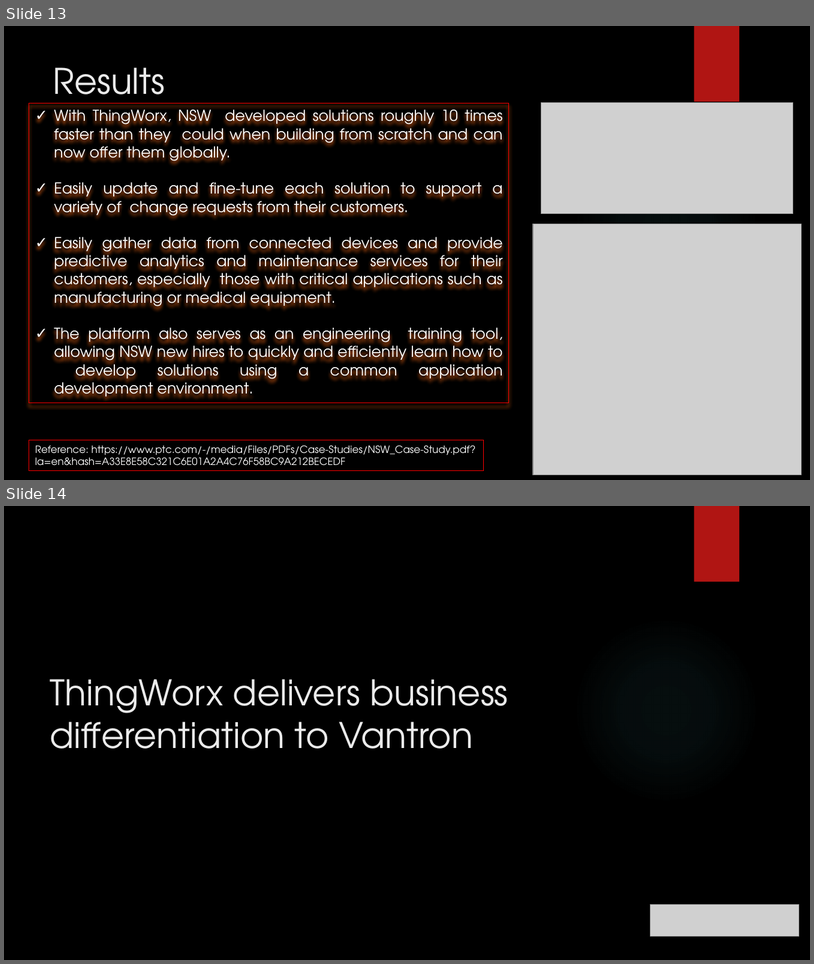
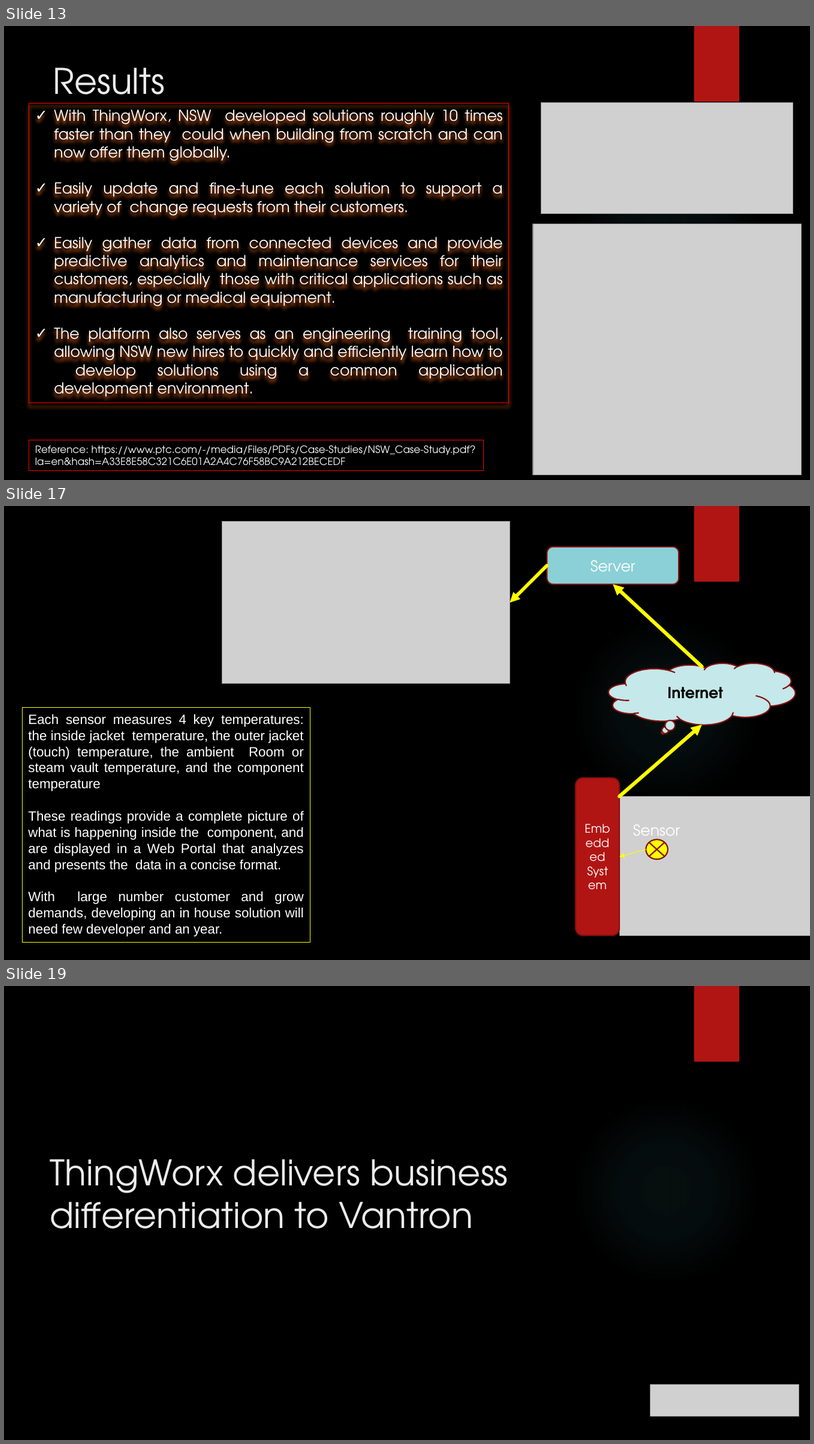
Before and after one commit to girishsukukumar/thingworx, a slide deck: CaseStudies-IoT.pptx. Shown one above the other, each under a label of ours: slides 13 and 14 before the commit, slides 13, 17 and 19 after it; the slides between them are not shown. The pictures are 814x964 and 814x1444 pixels, drawn with LibreOffice and Linux fonts; fonts in the diff are those of the drawing; grey boxes stand for pictures; background and template pictures are left out. Boxes give left, top, right and bottom in pixels: in the first picture for what was removed or moved away, otherwise in the second. Text is boxed around its words. In the diff, an @@ line names an element or a change of style, - is before the commit and + after.

```diff
--- a/CaseStudies-IoT.pptx
+++ b/CaseStudies-IoT.pptx
@@ slide 17 added at [4,506,810,960], background picture (left out); not listed: 2 template elements that a slide beside it also shows @@
@@ picture added at [222,522,510,684] @@
@@ rounded rectangle added at [547,547,679,584], fill #8AD0D6, outline #82100E 1.5 pt, 18 pt, text #FFFFFF @@
+Server
@@ arrow added from (547, 565) to (510, 603), #FFFF00 4 pt @@
@@ arrow added from (703, 666) to (613, 584), #FFFF00 4.25 pt @@
@@ thought cloud added at [609,663,796,725], fill #C5E8EA, outline #82100E 1.5 pt, 18 pt, text #000000, bold @@
+Internet
@@ rectangle added at [22,708,310,942], outline #FFFF00 0.75 pt, 16 pt, text #FFFFFF @@
+Each sensor measures 4 key temperatures: the inside jacket temperature, the outer jacket (touch) temperature, the ambient Room or steam vault temperature, and the component temperature
+These readings provide a complete picture of what is happening inside the component, and are displayed in a Web Portal that analyzes and presents the data in a concise format.
+With large number customer and grow demands, developing an in house solution will need few developer and an year.
@@ arrow added from (620, 796) to (703, 724), #FFFF00 4.25 pt @@
@@ rounded rectangle added at [576,778,620,935], fill #B01513, outline #82100E 1.5 pt, 14 pt, text #FFFFFF @@
+Embedded System
@@ picture added at [620,796,810,936] @@
@@ text added at [633,824,680,843], 18 pt, text #FFFFFF @@
+Sensor
@@ flow chart summing junction added at [647,840,668,859], fill #FFFF00, outline #82100E 1.5 pt @@
@@ arrow added from (647, 849) to (620, 856), #FFFF00 0.75 pt @@
@@ what was slide 14 is now slide 19 @@
```
Also in this commit, not shown: 1 slide changed, 4 other slides added.
